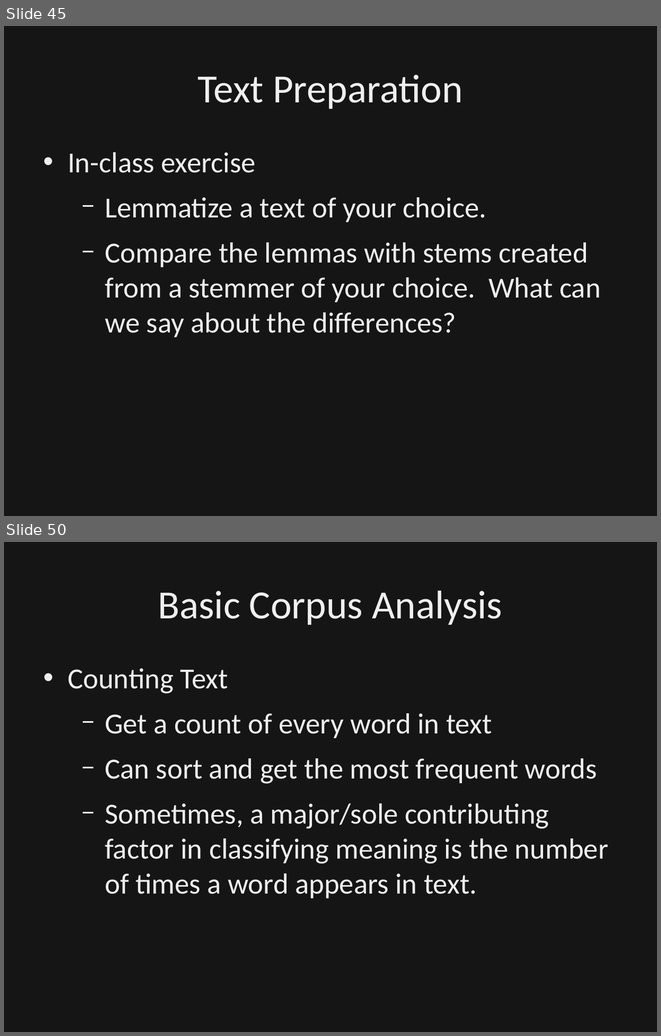
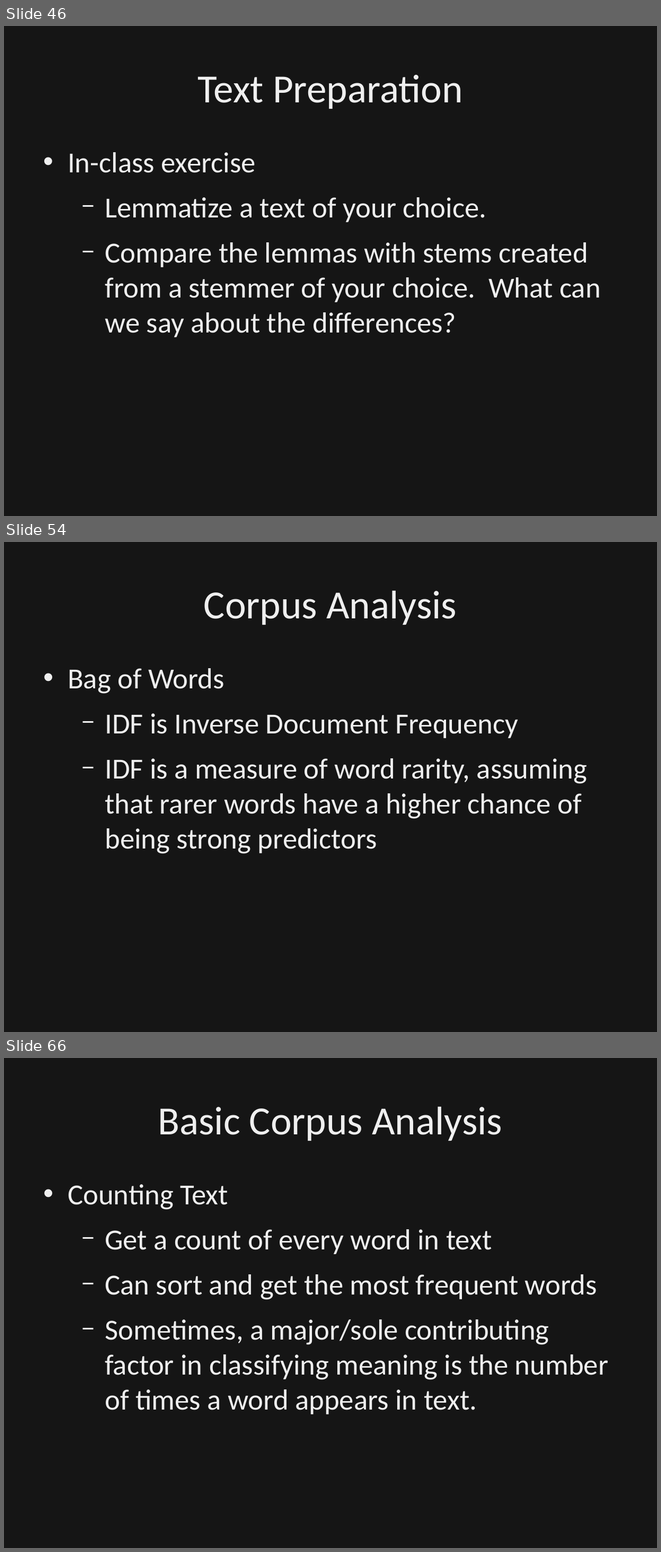
Before and after one commit to dbowmans46/PracticalProgramming, a slide deck: Session 7 - Python/Instructional Material/Session 7 - Python Brief Intro to NLP.odp. Shown one above the other, each under a label of ours: slides 45 and 50 before the commit, slides 46, 54 and 66 after it; the slides between them are not shown. The pictures are 661x1036 and 661x1552 pixels, drawn with LibreOffice and Linux fonts; fonts in the diff are those of the drawing; background and template pictures are left out; a plain dark background stands for a picture behind light text. Boxes give left, top, right and bottom in pixels: in the first picture for what was removed or moved away, otherwise in the second. Text is boxed around its words. In the diff, an @@ line names an element or a change of style, - is before the commit and + after.

Commit message:
Combined basic text analysis and text classificatoin slides.  Added slides for bag of words and word embedding.  Created python file for corpus analysis examples.  Clarified POS tagger.

```diff
--- a/Session 7 - Python/Instructional Material/Session 7 - Python Brief Intro to NLP.odp
+++ b/Session 7 - Python/Instructional Material/Session 7 - Python Brief Intro to NLP.odp
@@ slide 54 added at (x1=4, y1=542, x2=657, y2=1032), background picture (left out) @@
@@ rectangle added at (x1=4, y1=542, x2=657, y2=1032), fill #000000 at 50% opacity, outline #000000 0 pt @@
@@ title added at (x1=204, y1=590, x2=457, y2=625), 44 pt, text #EFEFEF @@
+Corpus Analysis
@@ text added at (x1=68, y1=668, x2=588, y2=854), 32 pt, text #EFEFEF @@
+• Bag of Words
+  − IDF is Inverse Document Frequency
+  − IDF is a measure of word rarity, assuming that rarer words have a higher chance of being strong predictors
@@ what was slide 45 is now slide 46 @@
@@ what was slide 50 is now slide 66 @@
```
Also in this commit, not shown: 8 slides changed, 13 other slides added, 2 slides removed, 1 other file.
